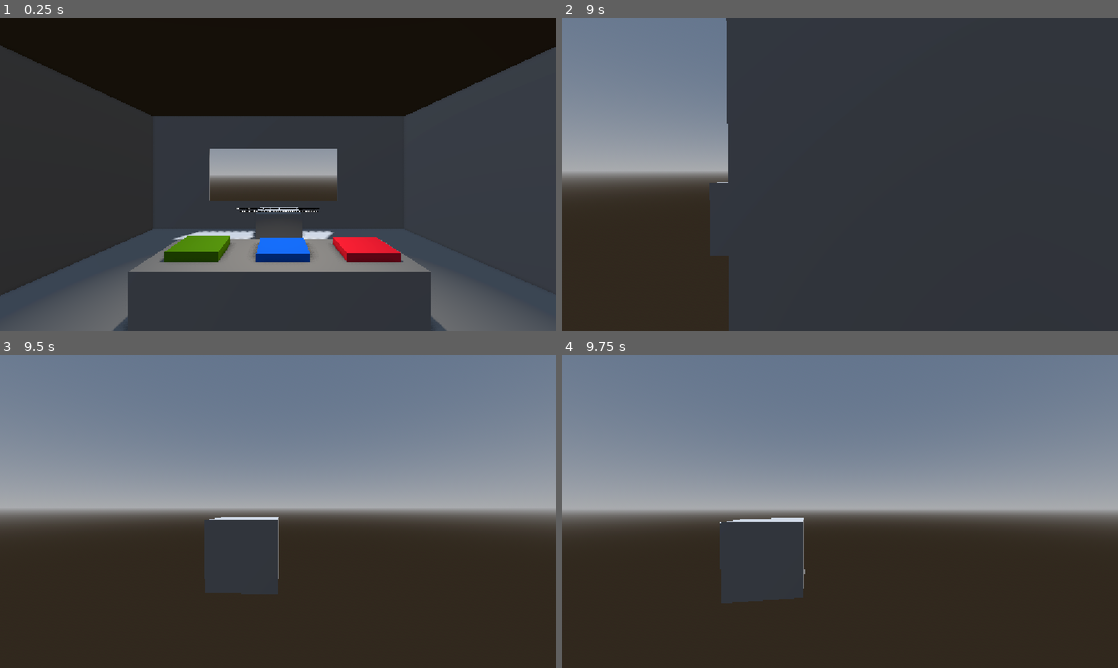
Above: before the commit, frames 1-4 (two rows, left to right).
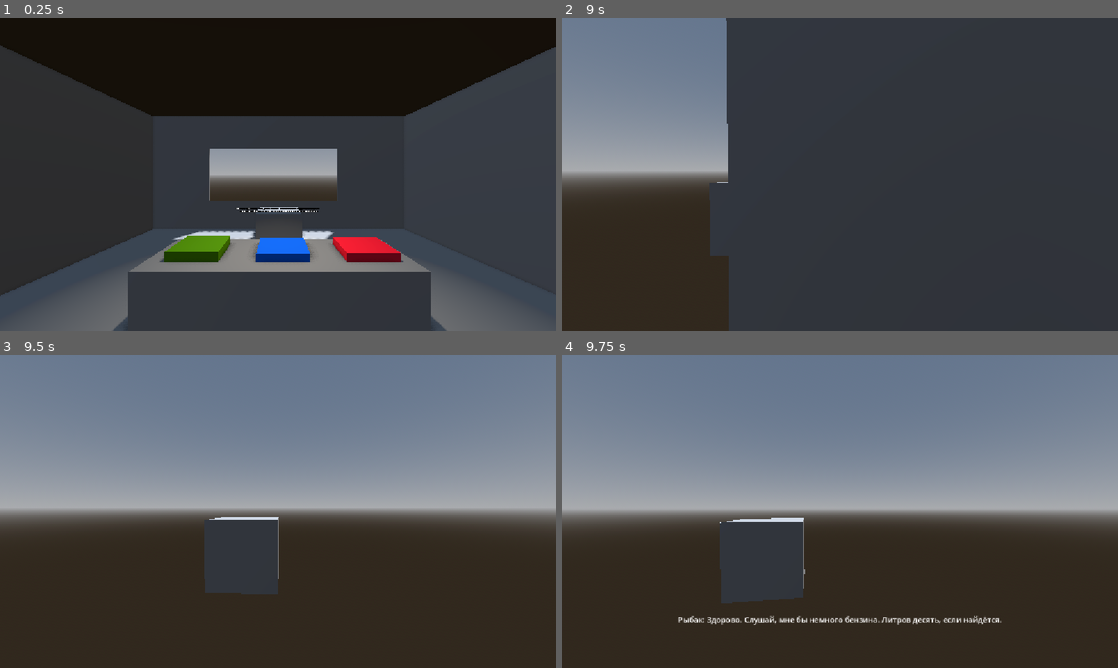
Above: after the commit, the same moments.

Repository: RolicsVin/AZS
Game: Godot game, scene res://scenes/game.tscn
Two runs of this game, one before a commit and one after it. Both use one fixed random seed, a clock stepped at 60 frames per second and the inputs below.
Inputs (mouse positions are in pixels of both pictures, inside the frame that each line leads up to):
- Up to frame 1 (0.25 s): no input
- Up to frame 2 (9 s): tap Enter (ui_accept) at 0.5, 0.77, 1.25, 1.52, 2, 3.02, 3.5, 3.77, 4.25, 4.52, 5, 6.02, 6.77, 7.52 s; move the mouse to (867, 174) at 0.52 s; hold Up (ui_up) 0.53-5.78 s; click (867, 174) at 0.6 s; move the mouse to (812, 174) at 1.27 s; click (812, 174) at 1.35 s; move the mouse to (851, 168) at 2.02 s; click (851, 168) at 2.1 s; move the mouse to (834, 180) at 2.77 s; click (834, 180) at 2.85 s; move the mouse to (878, 177) at 3.52 s; click (878, 177) at 3.6 s; move the mouse to (795, 171) at 4.27 s; click (795, 171) at 4.35 s; move the mouse to (845, 174) at 5.02 s; click (845, 174) at 5.1 s; move the mouse to (817, 168) at 5.77 s; hold Right (ui_right) 5.78-6.53 s; click (817, 168) at 5.85 s; move the mouse to (867, 174) at 6.52 s; hold Up (ui_up) 6.53-8.78 s; click (867, 174) at 6.6 s; move the mouse to (812, 174) at 7.27 s; click (812, 174) at 7.35 s; move the mouse to (851, 168) at 8.02 s; click (851, 168) at 8.1 s; move the mouse to (834, 180) at 8.77 s; hold Left (ui_left) from 8.78 s (still down); click (834, 180) at 8.85 s
- Up to frame 3 (9.5 s): keep holding Left (ui_left); tap Enter (ui_accept) at 9.02 s
- Up to frame 4 (9.75 s): move the mouse to (878, 514) at 9.52 s; release Left (ui_left) at 9.53 s; hold Up (ui_up) from 9.53 s (still down); click (878, 514) at 9.6 s

Frames 1-3 are identical in both runs. In frame 4, 0.7% of the frame differs, in the area x 20-80%, y 83-87%.

Commit message:
Update game.tscn

Diff:
--- a/scenes/game.tscn
+++ b/scenes/game.tscn
@@ -30,27 +30,31 @@
 adjustment_enabled = true
 
 [sub_resource type="Resource" id="Resource_dinhu"]
+script = ExtResource("3_vtaks")
+name = "choise"
+choises = Dictionary[String, String]({
+"Агрессивно: Мне плевать, кто у тебя там голодный. Бензин не раздают бесплатно.": "agro",
+"С сочувствием: Тяжело тебе, наверное... Давно ничего не ловил?": "good"
+})
+metadata/_custom_type_script = "uid://xy3l37ktt48x"
+
+[sub_resource type="Resource" id="Resource_efysr"]
 script = ExtResource("4_kvpfn")
-replicas = Array[String](["Рыбак: Третий день уже. Жена старается не показывать, но я вижу, как она переживает. Хоть бы сегодня повезло..."])
+name = "start"
+replicas = Array[String](["Рыбак: Здорово. Слушай, мне бы немного бензина. Литров десять, если найдётся.", "Игрок: Зачем столько?", "Рыбак: На озере ещё осталась рыба. Но близко к берегу уже пусто. Придётся плыть дальше.", "Дома дети голодные, понимаешь?"])
+next_choise = "choise"
+metadata/_custom_type_script = "uid://cqdq3s3etltn0"
+
+[sub_resource type="Resource" id="Resource_kvuet"]
+script = ExtResource("4_kvpfn")
+name = "good"
+replicas = Array[String](["Рыбак (на сочувственный ответ): Третий день уже. Жена старается не показывать, но я вижу, как она переживает. Хоть бы сегодня повезло..."])
 metadata/_custom_type_script = "uid://cqdq3s3etltn0"
 
 [sub_resource type="Resource" id="Resource_trtic"]
 script = ExtResource("4_kvpfn")
-replicas = Array[String](["Рыбак: Да уж, вижу, человечности тут не осталось. Ладно, сам как-нибудь справлюсь."])
-metadata/_custom_type_script = "uid://cqdq3s3etltn0"
-
-[sub_resource type="Resource" id="Resource_kvuet"]
-script = ExtResource("3_vtaks")
-choises = Dictionary[String, ExtResource("4_kvpfn")]({
-"Агрессивно: Мне плевать, кто у тебя там голодный. Бензин не раздают бесплатно.": SubResource("Resource_trtic"),
-"С сочувствием: Тяжело тебе, наверное... Давно ничего не ловил?": SubResource("Resource_dinhu")
-})
-metadata/_custom_type_script = "uid://xy3l37ktt48x"
-
-[sub_resource type="Resource" id="Resource_kvpfn"]
-script = ExtResource("4_kvpfn")
-replicas = Array[String](["Рыбак: Здорово. Слушай, мне бы немного бензина.", "Литров десять, если найдётся.", "Игрок: Зачем столько?", "Рыбак: На озере ещё осталась рыба. Но близко к берегу уже пусто.", "Придётся идти дальше. Дома дети голодные, понимаешь?"])
-choise = SubResource("Resource_kvuet")
+name = "agro"
+replicas = Array[String](["Рыбак (на агрессивный ответ): Да уж, вижу, человечности тут не осталось. Ладно, сам как-нибудь справлюсь."])
 metadata/_custom_type_script = "uid://cqdq3s3etltn0"
 
 [sub_resource type="Resource" id="Resource_iywne"]
@@ -67,7 +71,9 @@
 Фото: лодка у пустого берега
 
 Что-то совсем невесело стало. Бензин дорожает, снасти дорожают, а рыбы всё меньше. Сегодня впервые за много лет вернулся домой с пустыми руками. Надеюсь, скоро всё наладится."])
-start_dialog = SubResource("Resource_kvpfn")
+start_dialog = "start"
+dialogs = Array[ExtResource("4_kvpfn")]([SubResource("Resource_efysr"), SubResource("Resource_kvuet"), SubResource("Resource_trtic")])
+choises = Array[ExtResource("3_vtaks")]([SubResource("Resource_dinhu")])
 metadata/_custom_type_script = "uid://tic1p5mu7nxj"
 
 [sub_resource type="Animation" id="Animation_iywne"]
@@ -477,6 +483,7 @@
 grow_horizontal = 2
 grow_vertical = 2
 script = ExtResource("11_kvpfn")
+radius = 200.0
 start_angle = 0.0
 metadata/_custom_type_script = "uid://ob2eebenxy77"
 
@@ -487,6 +494,8 @@
 anchor_bottom = 1.0
 grow_horizontal = 2
 grow_vertical = 2
+horizontal_alignment = 1
+vertical_alignment = 1
 
 [node name="Label" type="Label" parent="UI" unique_id=1609445190]
 visible = false
